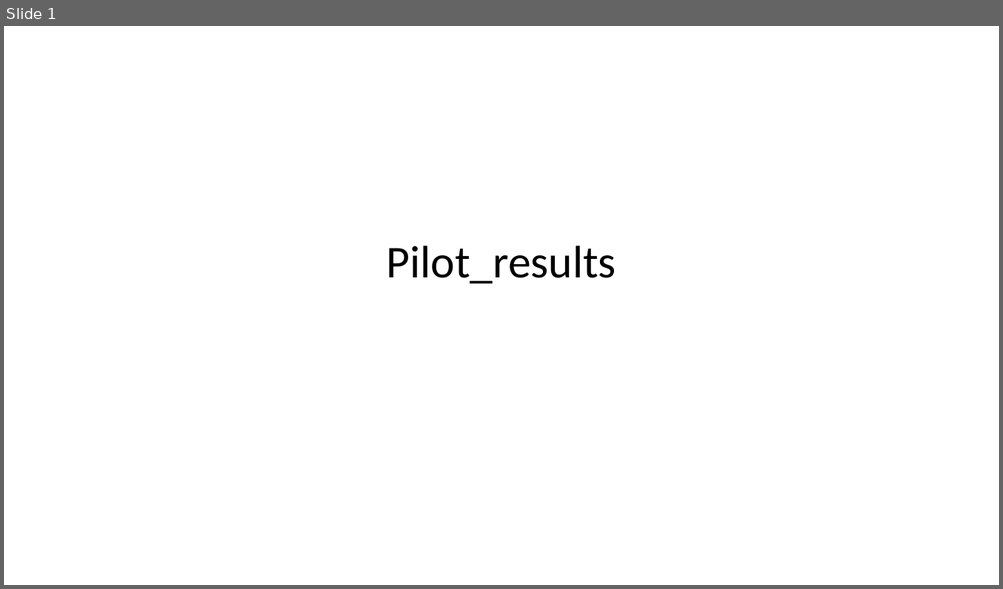
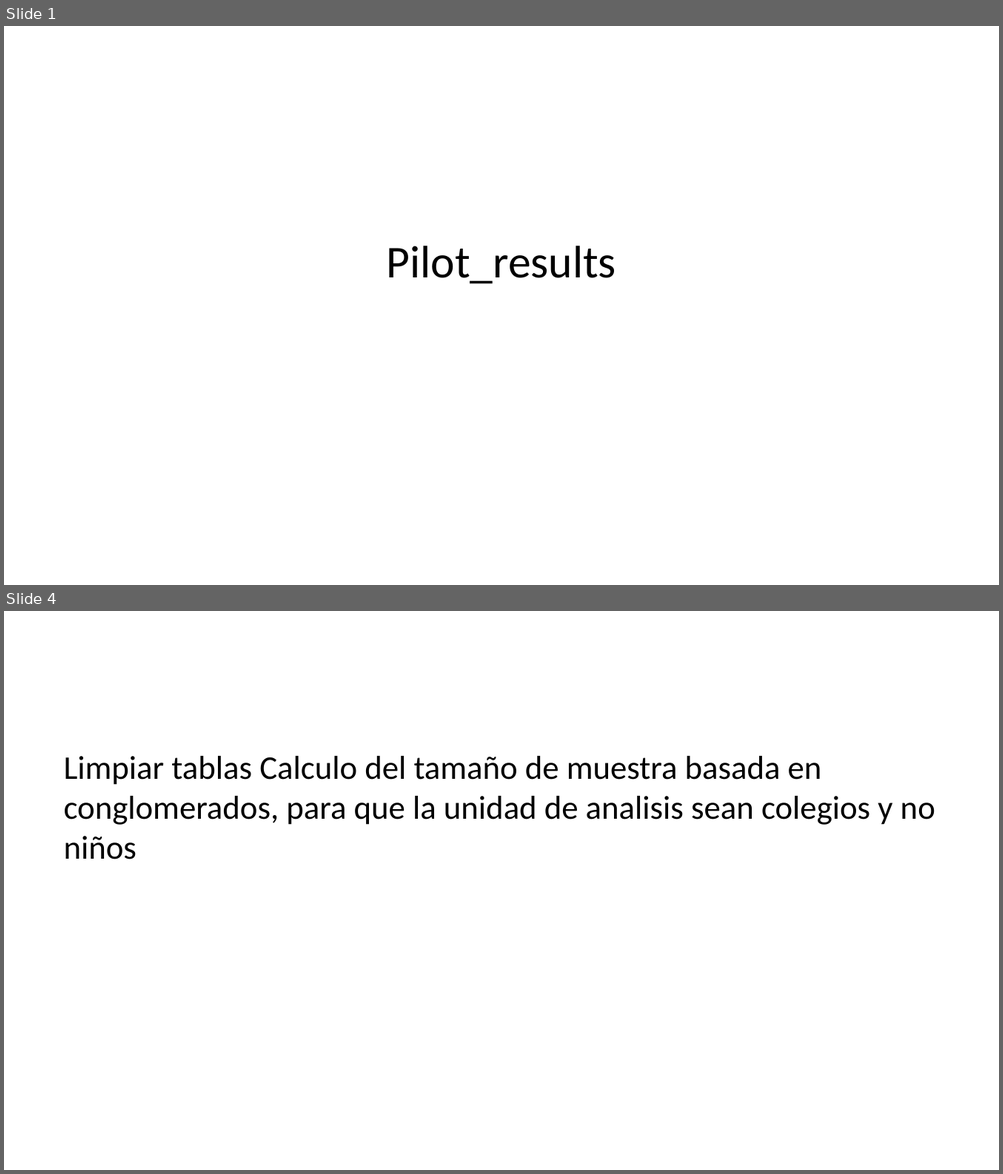
Before and after one commit to Carlos-Ballon/CAUSAS_CVD, a slide deck: report_sources/Pilot_results.pptx. Shown one above the other, each under a label of ours: slide 1 before the commit, slides 1 and 4 after it; the slides between them are not shown. The pictures are 1003x589 and 1003x1174 pixels, drawn with LibreOffice and Linux fonts; fonts in the diff are those of the drawing. Boxes give left, top, right and bottom in pixels: in the first picture for what was removed or moved away, otherwise in the second. Text is boxed around its words. In the diff, an @@ line names an element or a change of style, - is before the commit and + after.

```diff
--- a/report_sources/Pilot_results.pptx
+++ b/report_sources/Pilot_results.pptx
@@ slide 4 added at (4,611,999,1170), background #FFFFFF @@
@@ text added at (64,756,935,860), 24 pt, text #000000 @@
+Limpiar tablas Calculo del tamaño de muestra basada en conglomerados, para que la unidad de analisis sean colegios y no niños
```
Also in this commit, not shown: 1 slide changed, 2 other slides added, 7 slides removed, 2 other files.
